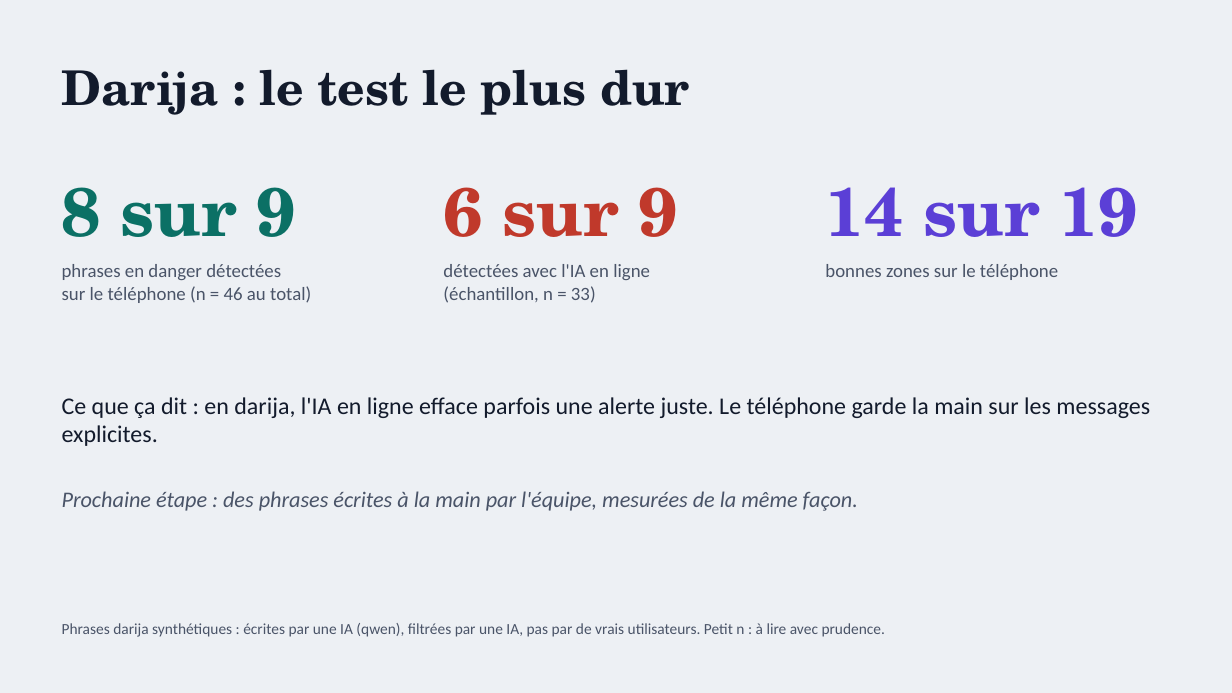
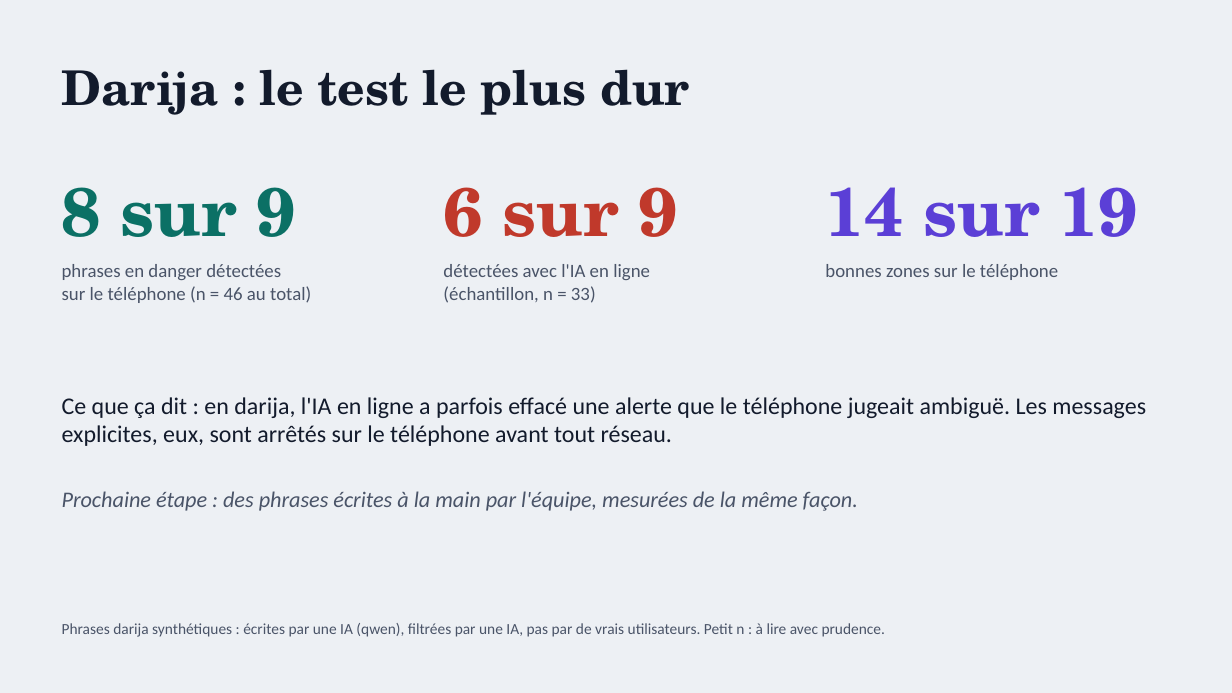
Before and after one commit to ilyasdaoudrma/braver, a slide deck: slide 6 of docs/pitch/BRAVER-Pitch-2026-11-21.pptx. Drawn at 1232x693 pixels with LibreOffice and Linux fonts; fonts in the diff are those of the drawing. Boxes give left, top, right and bottom in pixels: in the first picture for what was removed or moved away, otherwise in the second. Text is boxed around its words. In the diff, an @@ line names an element or a change of style, - is before the commit and + after.

```diff
--- a/docs/pitch/BRAVER-Pitch-2026-11-21.pptx
+++ b/docs/pitch/BRAVER-Pitch-2026-11-21.pptx
@@ text at bbox=[62, 397, 1146, 446]: text changed @@
-Ce que ça dit : en darija, l'IA en ligne efface parfois une alerte juste. Le téléphone garde la main sur les messages explicites.
+Ce que ça dit : en darija, l'IA en ligne a parfois effacé une alerte que le téléphone jugeait ambiguë. Les messages explicites, eux, sont arrêtés sur le téléphone avant tout réseau.
```
Also in this commit, not shown: 4 other slides changed, 1 other file.
